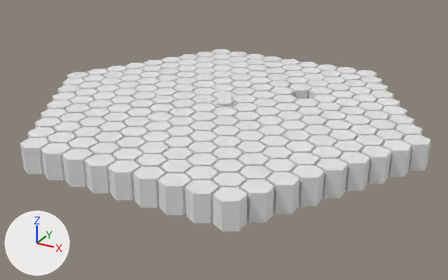
Two versions of the OBJ model assets/meshes/measure/hexes/2d/sphere/8.obj, one commit apart.
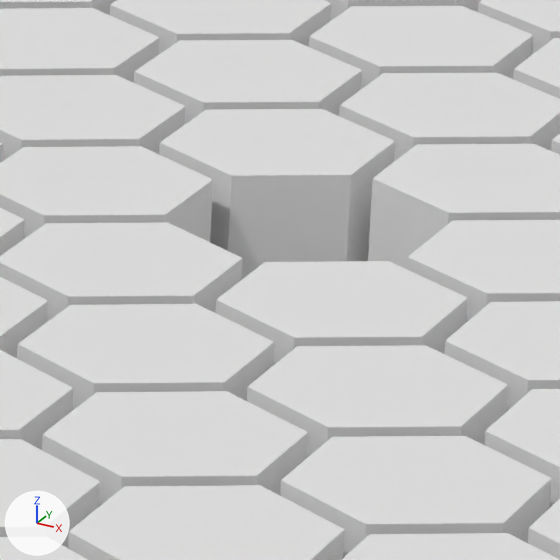
Each version is shown whole from a 50 mm camera at (10.27, -18.7, 8.77) aimed at (0.18, -0.36, -0.41), then close up on the part from 61% to 73% of the width and 26% to 46% of the height. Arrows for +X, +Y and +Z are at lower left; the lights stay in place. Where no turn or scale is listed for an object, it has been applied to the vertices. Vertices at the same position are counted once.

Script lines for the objects in view, before the commit:
```python
me_hexsmaller_875 = bpy.data.meshes.new('HexSmaller.875')
me_hexsmaller_875.from_pydata(...)  # 2604 vertices, 4340 faces; spans x -7.32..7.32, y -6.45..6.45, z 0.0..1.0
ob_hexsmaller_875 = bpy.data.objects.new('HexSmaller.875', me_hexsmaller_875)
ob_hexsmaller_875.location = (0.0, 0.0, 0.0)
```
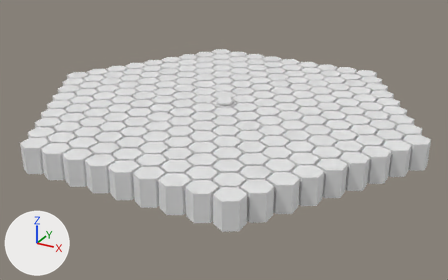
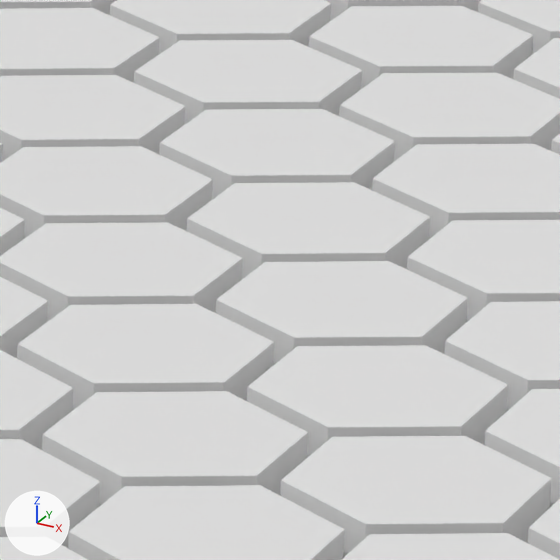
Diff of the bpy script that builds the scene:
```diff
--- a/assets/meshes/measure/hexes/2d/sphere/8.obj.py
+++ b/assets/meshes/measure/hexes/2d/sphere/8.obj.py
@@ me_hexsmaller_875 @@
 me_hexsmaller_875.from_pydata(...)  # 2604 vertices, 4340 faces; spans x -7.32..7.32, y -6.45..6.45, z 0.0..1.0
 # used by ob_hexsmaller_875; location = (0.0, 0.0, 0.0)
+# me_hexsmaller_875 part 1: a new loose piece, a 6-sided cylinder along z spanning x 1.78..2.55, y 1.8..2.7, z 0.0..0.9
```

Boxes [x1, y1, x2, y2] around the edits, measured in the close-ups (560 x 560 px):
part 1 of me_hexsmaller_875, added: after [187, 182, 430, 279]
